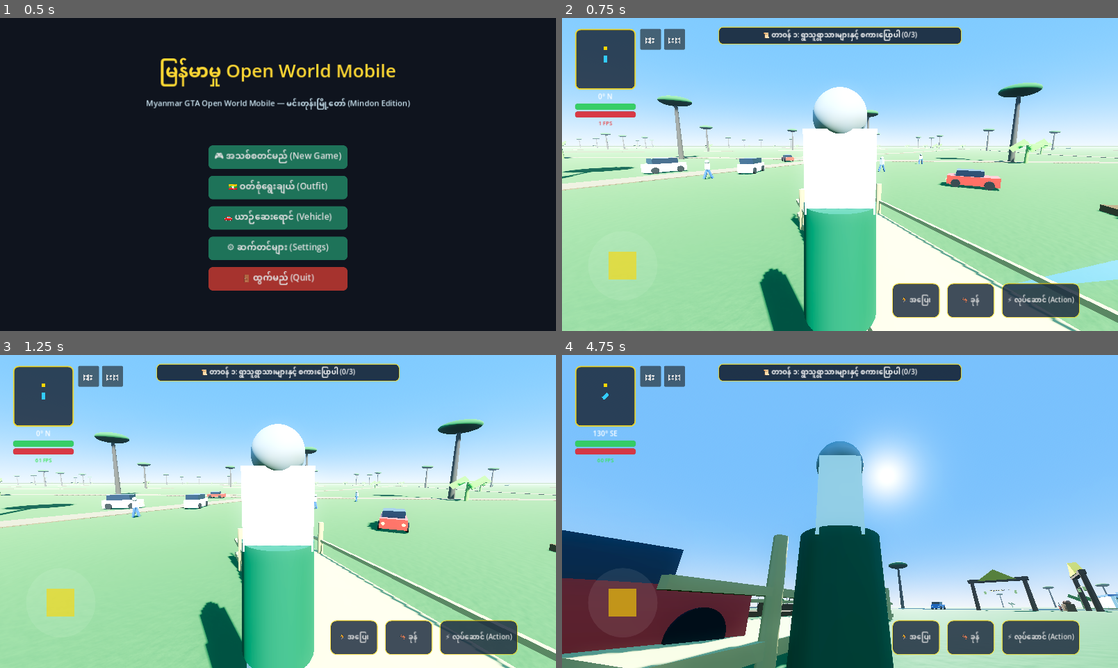
Above: before the commit, frames 1-4 (two rows, left to right).
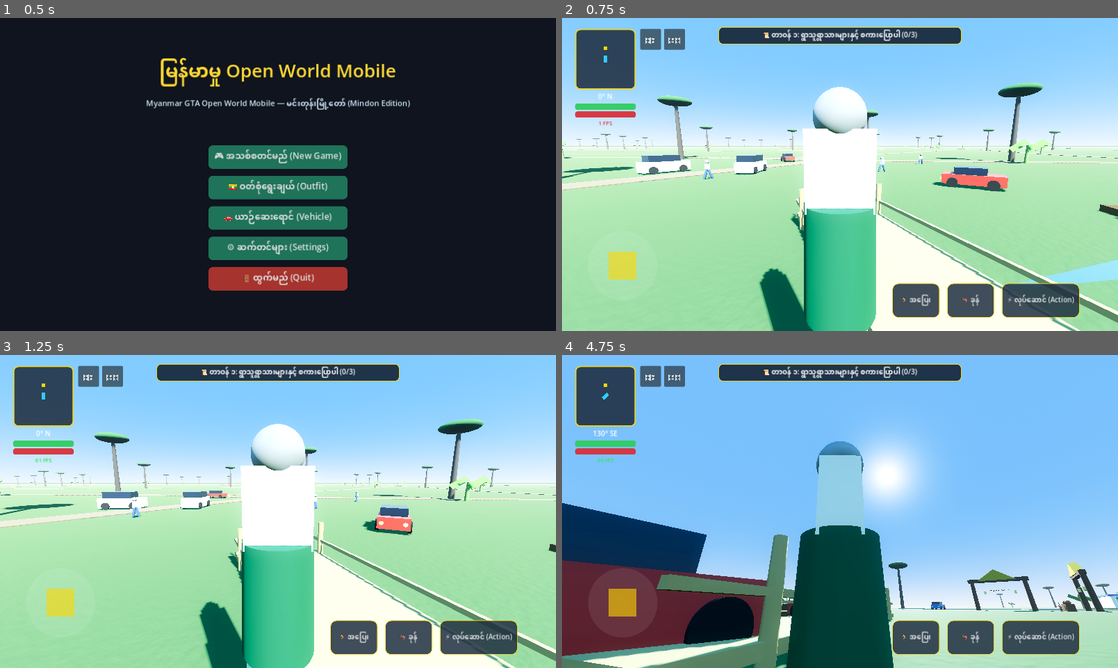
Above: after the commit, the same moments.

Repository: sudohlaingwin/gta-open-world
Game: Godot game, scene res://scenes/main_menu.tscn
Same seed, same stepped clock (60 frames per second), same inputs: the game is played once before the commit and once after it.
Inputs (mouse positions are in pixels of both pictures, inside the frame that each line leads up to):
- Up to frame 1 (0.5 s): no input
- Up to frame 2 (0.75 s): click "🎮 အသစ်စတင်မည် (New Game)" at 0.5 s
- Up to frame 3 (1.25 s): no input
- Up to frame 4 (4.75 s): drag from (628, 611) to (895, 442) at 1.27 s; drag from (728, 527) to (812, 574) at 2.02 s; move the mouse to (895, 442) at 2.77 s; hold Right (ui_right) 2.78-3.5 s; hold Ctrl 2.78-3.5 s; drag from (812, 574) to (673, 464) at 3.52 s; move the mouse to (1006, 558) at 4.27 s; hold Left (ui_left) from 4.28 s (still down); hold Ctrl from 4.28 s (still down); tap Space at 4.52 s

Frame 1 is identical in both runs. In frame 2, 0.8% of the frame differs, in the area x 13-81%, y 43-56%; in frame 3, 0.7%; in frame 4, 5.2%, in the area x 0-42%, y 47-98%.

Commit message:
Slice 147: Ambient Traffic fleet automotive scaling (4.6m Sedan, 5.2m HiAce Van)

Diff:
--- a/scenes/traffic_car.tscn
+++ b/scenes/traffic_car.tscn
@@ -3,30 +3,30 @@
 [ext_resource type="Script" path="res://scripts/traffic_car.gd" id="1_traffic"]
 
 [sub_resource type="BoxMesh" id="BoxMesh_body"]
-size = Vector3(1.8, 0.75, 3.8)
+size = Vector3(2.1, 0.85, 4.6)
 
 [sub_resource type="StandardMaterial3D" id="StandardMaterial3D_car_red"]
 albedo_color = Color(0.78, 0.18, 0.15, 1)
 roughness = 0.35
 
 [sub_resource type="BoxMesh" id="BoxMesh_cabin"]
-size = Vector3(1.5, 0.65, 2.0)
+size = Vector3(1.8, 0.75, 2.4)
 
 [sub_resource type="StandardMaterial3D" id="StandardMaterial3D_glass"]
 albedo_color = Color(0.12, 0.15, 0.22, 0.8)
 roughness = 0.1
 
 [sub_resource type="CylinderMesh" id="CylinderMesh_wheel"]
-top_radius = 0.35
-bottom_radius = 0.35
-height = 0.2
+top_radius = 0.42
+bottom_radius = 0.42
+height = 0.26
 
 [sub_resource type="StandardMaterial3D" id="StandardMaterial3D_tire"]
 albedo_color = Color(0.12, 0.12, 0.12, 1)
 
 [sub_resource type="SphereMesh" id="SphereMesh_headlight"]
-radius = 0.12
-height = 0.24
+radius = 0.15
+height = 0.3
 
 [sub_resource type="StandardMaterial3D" id="StandardMaterial3D_glow"]
 shading_mode = 0
@@ -38,44 +38,44 @@
 [node name="VisualMesh" type="Node3D" parent="."]
 
 [node name="Body" type="MeshInstance3D" parent="VisualMesh"]
-transform = Transform3D(1, 0, 0, 0, 1, 0, 0, 0, 1, 0, 0.6, 0)
+transform = Transform3D(1, 0, 0, 0, 1, 0, 0, 0, 1, 0, 0.7, 0)
 mesh = SubResource("BoxMesh_body")
 surface_material_override/0 = SubResource("StandardMaterial3D_car_red")
 
 [node name="Cabin" type="MeshInstance3D" parent="VisualMesh"]
-transform = Transform3D(1, 0, 0, 0, 1, 0, 0, 0, 1, 0, 1.15, -0.2)
+transform = Transform3D(1, 0, 0, 0, 1, 0, 0, 0, 1, 0, 1.35, -0.2)
 mesh = SubResource("BoxMesh_cabin")
 surface_material_override/0 = SubResource("StandardMaterial3D_glass")
 
 [node name="WheelFL" type="MeshInstance3D" parent="VisualMesh"]
-transform = Transform3D(-4.37114e-08, -1, 0, 1, -4.37114e-08, 0, 0, 0, 1, -0.9, 0.35, -1.2)
+transform = Transform3D(-4.37114e-08, -1, 0, 1, -4.37114e-08, 0, 0, 0, 1, -1.05, 0.42, -1.45)
 mesh = SubResource("CylinderMesh_wheel")
 surface_material_override/0 = SubResource("StandardMaterial3D_tire")
 
 [node name="WheelFR" type="MeshInstance3D" parent="VisualMesh"]
-transform = Transform3D(-4.37114e-08, -1, 0, 1, -4.37114e-08, 0, 0, 0, 1, 0.9, 0.35, -1.2)
+transform = Transform3D(-4.37114e-08, -1, 0, 1, -4.37114e-08, 0, 0, 0, 1, 1.05, 0.42, -1.45)
 mesh = SubResource("CylinderMesh_wheel")
 surface_material_override/0 = SubResource("StandardMaterial3D_tire")
 
 [node name="WheelBL" type="MeshInstance3D" parent="VisualMesh"]
-transform = Transform3D(-4.37114e-08, -1, 0, 1, -4.37114e-08, 0, 0, 0, 1, -0.9, 0.35, 1.2)
+transform = Transform3D(-4.37114e-08, -1, 0, 1, -4.37114e-08, 0, 0, 0, 1, -1.05, 0.42, 1.45)
 mesh = SubResource("CylinderMesh_wheel")
 surface_material_override/0 = SubResource("StandardMaterial3D_tire")
 
 [node name="WheelBR" type="MeshInstance3D" parent="VisualMesh"]
-transform = Transform3D(-4.37114e-08, -1, 0, 1, -4.37114e-08, 0, 0, 0, 1, 0.9, 0.35, 1.2)
+transform = Transform3D(-4.37114e-08, -1, 0, 1, -4.37114e-08, 0, 0, 0, 1, 1.05, 0.42, 1.45)
 mesh = SubResource("CylinderMesh_wheel")
 surface_material_override/0 = SubResource("StandardMaterial3D_tire")
 
 [node name="Headlights" type="Node3D" parent="VisualMesh"]
-transform = Transform3D(1, 0, 0, 0, 1, 0, 0, 0, 1, 0, 0.6, -1.9)
+transform = Transform3D(1, 0, 0, 0, 1, 0, 0, 0, 1, 0, 0.7, -2.3)
 
 [node name="LampL" type="MeshInstance3D" parent="VisualMesh/Headlights"]
-transform = Transform3D(1, 0, 0, 0, 1, 0, 0, 0, 1, -0.65, 0, 0)
+transform = Transform3D(1, 0, 0, 0, 1, 0, 0, 0, 1, -0.75, 0, 0)
 mesh = SubResource("SphereMesh_headlight")
 surface_material_override/0 = SubResource("StandardMaterial3D_glow")
 
 [node name="LampR" type="MeshInstance3D" parent="VisualMesh/Headlights"]
-transform = Transform3D(1, 0, 0, 0, 1, 0, 0, 0, 1, 0.65, 0, 0)
+transform = Transform3D(1, 0, 0, 0, 1, 0, 0, 0, 1, 0.75, 0, 0)
 mesh = SubResource("SphereMesh_headlight")
 surface_material_override/0 = SubResource("StandardMaterial3D_glow")
--- a/scenes/traffic_van.tscn
+++ b/scenes/traffic_van.tscn
@@ -3,30 +3,30 @@
 [ext_resource type="Script" path="res://scripts/traffic_car.gd" id="1_traffic"]
 
 [sub_resource type="BoxMesh" id="BoxMesh_body"]
-size = Vector3(1.8, 1.1, 4.4)
+size = Vector3(2.2, 1.35, 5.2)
 
 [sub_resource type="StandardMaterial3D" id="StandardMaterial3D_van_white"]
 albedo_color = Color(0.92, 0.92, 0.94, 1)
 roughness = 0.3
 
 [sub_resource type="BoxMesh" id="BoxMesh_cabin"]
-size = Vector3(1.7, 0.95, 2.8)
+size = Vector3(2.05, 1.15, 3.4)
 
 [sub_resource type="StandardMaterial3D" id="StandardMaterial3D_glass"]
 albedo_color = Color(0.12, 0.15, 0.22, 0.8)
 roughness = 0.1
 
 [sub_resource type="CylinderMesh" id="CylinderMesh_wheel"]
-top_radius = 0.4
-bottom_radius = 0.4
-height = 0.22
+top_radius = 0.46
+bottom_radius = 0.46
+height = 0.28
 
 [sub_resource type="StandardMaterial3D" id="StandardMaterial3D_tire"]
 albedo_color = Color(0.12, 0.12, 0.12, 1)
 
 [sub_resource type="SphereMesh" id="SphereMesh_headlight"]
-radius = 0.14
-height = 0.28
+radius = 0.18
+height = 0.35
 
 [sub_resource type="StandardMaterial3D" id="StandardMaterial3D_glow"]
 shading_mode = 0
@@ -39,44 +39,44 @@
 [node name="VisualMesh" type="Node3D" parent="."]
 
 [node name="Body" type="MeshInstance3D" parent="VisualMesh"]
-transform = Transform3D(1, 0, 0, 0, 1, 0, 0, 0, 1, 0, 0.7, 0)
+transform = Transform3D(1, 0, 0, 0, 1, 0, 0, 0, 1, 0, 0.85, 0)
 mesh = SubResource("BoxMesh_body")
 surface_material_override/0 = SubResource("StandardMaterial3D_van_white")
 
 [node name="Cabin" type="MeshInstance3D" parent="VisualMesh"]
-transform = Transform3D(1, 0, 0, 0, 1, 0, 0, 0, 1, 0, 1.45, 0.2)
+transform = Transform3D(1, 0, 0, 0, 1, 0, 0, 0, 1, 0, 1.75, 0.25)
 mesh = SubResource("BoxMesh_cabin")
 surface_material_override/0 = SubResource("StandardMaterial3D_glass")
 
 [node name="WheelFL" type="MeshInstance3D" parent="VisualMesh"]
-transform = Transform3D(-4.37114e-08, -1, 0, 1, -4.37114e-08, 0, 0, 0, 1, -0.92, 0.4, -1.4)
+transform = Transform3D(-4.37114e-08, -1, 0, 1, -4.37114e-08, 0, 0, 0, 1, -1.1, 0.46, -1.65)
 mesh = SubResource("CylinderMesh_wheel")
 surface_material_override/0 = SubResource("StandardMaterial3D_tire")
 
 [node name="WheelFR" type="MeshInstance3D" parent="VisualMesh"]
-transform = Transform3D(-4.37114e-08, -1, 0, 1, -4.37114e-08, 0, 0, 0, 1, 0.92, 0.4, -1.4)
+transform = Transform3D(-4.37114e-08, -1, 0, 1, -4.37114e-08, 0, 0, 0, 1, 1.1, 0.46, -1.65)
 mesh = SubResource("CylinderMesh_wheel")
 surface_material_override/0 = SubResource("StandardMaterial3D_tire")
 
 [node name="WheelBL" type="MeshInstance3D" parent="VisualMesh"]
-transform = Transform3D(-4.37114e-08, -1, 0, 1, -4.37114e-08, 0, 0, 0, 1, -0.92, 0.4, 1.4)
+transform = Transform3D(-4.37114e-08, -1, 0, 1, -4.37114e-08, 0, 0, 0, 1, -1.1, 0.46, 1.65)
 mesh = SubResource("CylinderMesh_wheel")
 surface_material_override/0 = SubResource("StandardMaterial3D_tire")
 
 [node name="WheelBR" type="MeshInstance3D" parent="VisualMesh"]
-transform = Transform3D(-4.37114e-08, -1, 0, 1, -4.37114e-08, 0, 0, 0, 1, 0.92, 0.4, 1.4)
+transform = Transform3D(-4.37114e-08, -1, 0, 1, -4.37114e-08, 0, 0, 0, 1, 1.1, 0.46, 1.65)
 mesh = SubResource("CylinderMesh_wheel")
 surface_material_override/0 = SubResource("StandardMaterial3D_tire")
 
 [node name="Headlights" type="Node3D" parent="VisualMesh"]
-transform = Transform3D(1, 0, 0, 0, 1, 0, 0, 0, 1, 0, 0.7, -2.2)
+transform = Transform3D(1, 0, 0, 0, 1, 0, 0, 0, 1, 0, 0.85, -2.6)
 
 [node name="LampL" type="MeshInstance3D" parent="VisualMesh/Headlights"]
-transform = Transform3D(1, 0, 0, 0, 1, 0, 0, 0, 1, -0.65, 0, 0)
+transform = Transform3D(1, 0, 0, 0, 1, 0, 0, 0, 1, -0.78, 0, 0)
 mesh = SubResource("SphereMesh_headlight")
 surface_material_override/0 = SubResource("StandardMaterial3D_glow")
 
 [node name="LampR" type="MeshInstance3D" parent="VisualMesh/Headlights"]
-transform = Transform3D(1, 0, 0, 0, 1, 0, 0, 0, 1, 0.65, 0, 0)
+transform = Transform3D(1, 0, 0, 0, 1, 0, 0, 0, 1, 0.78, 0, 0)
 mesh = SubResource("SphereMesh_headlight")
 surface_material_override/0 = SubResource("StandardMaterial3D_glow")
Not shown, changed: COLLAB.md
